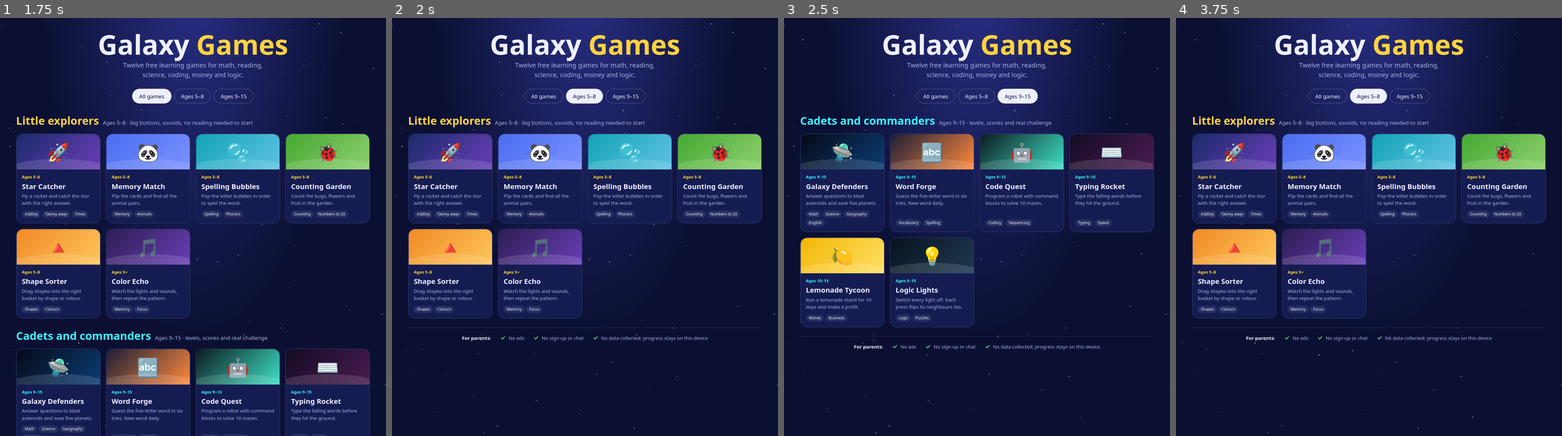
Above: before the commit, frames 1-4 (left to right).
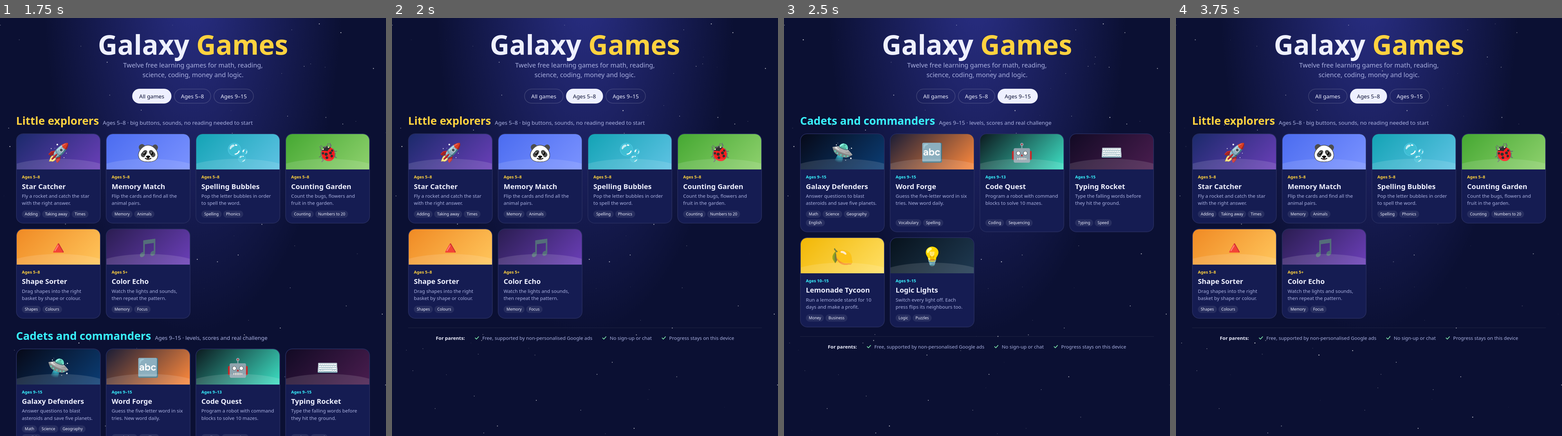
Above: after the commit, the same moments.

Repository: izydevs/galaxy-games
Game: browser game, page index.html
Same seed, same stepped clock (60 frames per second), same inputs: the game is played once before the commit and once after it.
Inputs:
- Up to frame 1 (1.75 s): click "All games" at 1.27 s
- Up to frame 2 (2 s): click "Ages 5–8" at 1.87 s
- Up to frame 3 (2.5 s): click "Ages 9–15" at 2.47 s
- Up to frame 4 (3.75 s): click "Ages 9–15" at 3.07 s; click "Ages 5–8" at 3.67 s

Frame 1 is identical in both runs. In frame 2, 0.3% of the frame differs, in the area x 11-89%, y 76-78%; in frame 3, 0.3%; in frame 4, 0.3%.

Commit message:
Add Google AdSense Auto ads to all pages
Load the AdSense script (non-personalised ads) on the homepage and all
12 games, add ads.txt, and update the parents' note and README so they
no longer promise "No ads".

Co-Authored-By: Claude Opus 5.5 <noreply@anthropic.com>

Diff:
--- a/code-quest/index.html
+++ b/code-quest/index.html
@@ -63,6 +63,9 @@
   .count { color: var(--muted); font-size: 13px; font-variant-numeric: tabular-nums; }
   @media (prefers-reduced-motion: reduce) { .robot { transition: none; } }
 </style>
+<!-- Google AdSense Auto ads. Ads are non-personalised because players are children. -->
+<script>(window.adsbygoogle = window.adsbygoogle || []).requestNonPersonalizedAds = 1;</script>
+<script async src="https://pagead2.googlesyndication.com/pagead/js/adsbygoogle.js?client=ca-pub-3300499092175001" crossorigin="anonymous"></script>
 </head>
 <body>
 <header class="top">
--- a/color-echo/index.html
+++ b/color-echo/index.html
@@ -44,6 +44,9 @@
   .help { color: var(--muted); font-size: 16px; text-align: center; margin: 0; }
   @media (prefers-reduced-motion: reduce) { .pad { transition: none; } .pad.lit { transform: none; } }
 </style>
+<!-- Google AdSense Auto ads. Ads are non-personalised because players are children. -->
+<script>(window.adsbygoogle = window.adsbygoogle || []).requestNonPersonalizedAds = 1;</script>
+<script async src="https://pagead2.googlesyndication.com/pagead/js/adsbygoogle.js?client=ca-pub-3300499092175001" crossorigin="anonymous"></script>
 </head>
 <body>
 <header class="top">
--- a/counting-garden/index.html
+++ b/counting-garden/index.html
@@ -48,6 +48,9 @@
   @keyframes fall { to { transform: translateY(105vh) rotate(720deg); } }
   @media (prefers-reduced-motion: reduce) { .ans.no { animation: none; } .confetti { display: none; } }
 </style>
+<!-- Google AdSense Auto ads. Ads are non-personalised because players are children. -->
+<script>(window.adsbygoogle = window.adsbygoogle || []).requestNonPersonalizedAds = 1;</script>
+<script async src="https://pagead2.googlesyndication.com/pagead/js/adsbygoogle.js?client=ca-pub-3300499092175001" crossorigin="anonymous"></script>
 </head>
 <body>
 <header class="top">
--- a/galaxy-defenders/index.html
+++ b/galaxy-defenders/index.html
@@ -200,6 +200,9 @@
     @keyframes rise { from { transform: translateY(10px); opacity: .0; } to { transform: none; opacity: 1; } }
   }
 </style>
+<!-- Google AdSense Auto ads. Ads are non-personalised because players are children. -->
+<script>(window.adsbygoogle = window.adsbygoogle || []).requestNonPersonalizedAds = 1;</script>
+<script async src="https://pagead2.googlesyndication.com/pagead/js/adsbygoogle.js?client=ca-pub-3300499092175001" crossorigin="anonymous"></script>
 </head>
 <body>
 <canvas id="cv" aria-hidden="true"></canvas>
--- a/index.html
+++ b/index.html
@@ -74,6 +74,9 @@
   .parents svg { width: 18px; height: 18px; color: #7be0a8; flex: none; }
   @media (prefers-reduced-motion: reduce) { .game { transition: none; } .game:hover { transform: none; } }
 </style>
+<!-- Google AdSense Auto ads. Ads are non-personalised because players are children. -->
+<script>(window.adsbygoogle = window.adsbygoogle || []).requestNonPersonalizedAds = 1;</script>
+<script async src="https://pagead2.googlesyndication.com/pagead/js/adsbygoogle.js?client=ca-pub-3300499092175001" crossorigin="anonymous"></script>
 </head>
 <body>
 <canvas class="stars" id="stars" aria-hidden="true"></canvas>
@@ -115,9 +118,9 @@
 
   <footer class="parents">
     <b>For parents:</b>
-    <span><svg viewBox="0 0 24 24" fill="none" stroke="currentColor" stroke-width="3" stroke-linecap="round" stroke-linejoin="round"><path d="M5 12l5 5 9-10"/></svg>No ads</span>
+    <span><svg viewBox="0 0 24 24" fill="none" stroke="currentColor" stroke-width="3" stroke-linecap="round" stroke-linejoin="round"><path d="M5 12l5 5 9-10"/></svg>Free, supported by non-personalised Google ads</span>
     <span><svg viewBox="0 0 24 24" fill="none" stroke="currentColor" stroke-width="3" stroke-linecap="round" stroke-linejoin="round"><path d="M5 12l5 5 9-10"/></svg>No sign-up or chat</span>
-    <span><svg viewBox="0 0 24 24" fill="none" stroke="currentColor" stroke-width="3" stroke-linecap="round" stroke-linejoin="round"><path d="M5 12l5 5 9-10"/></svg>No data collected; progress stays on this device</span>
+    <span><svg viewBox="0 0 24 24" fill="none" stroke="currentColor" stroke-width="3" stroke-linecap="round" stroke-linejoin="round"><path d="M5 12l5 5 9-10"/></svg>Progress stays on this device</span>
   </footer>
 </main>
 <script>
--- a/lemonade-tycoon/index.html
+++ b/lemonade-tycoon/index.html
@@ -73,6 +73,9 @@
   .end .big { font-family: var(--display); font-size: 44px; font-weight: 800; }
   .muted { color: var(--muted); margin: 0; }
 </style>
+<!-- Google AdSense Auto ads. Ads are non-personalised because players are children. -->
+<script>(window.adsbygoogle = window.adsbygoogle || []).requestNonPersonalizedAds = 1;</script>
+<script async src="https://pagead2.googlesyndication.com/pagead/js/adsbygoogle.js?client=ca-pub-3300499092175001" crossorigin="anonymous"></script>
 </head>
 <body>
 <header class="top">
--- a/logic-lights/index.html
+++ b/logic-lights/index.html
@@ -47,6 +47,9 @@
   .rules b { color: var(--text); }
   @media (prefers-reduced-motion: reduce) { .light { transition: none; } }
 </style>
+<!-- Google AdSense Auto ads. Ads are non-personalised because players are children. -->
+<script>(window.adsbygoogle = window.adsbygoogle || []).requestNonPersonalizedAds = 1;</script>
+<script async src="https://pagead2.googlesyndication.com/pagead/js/adsbygoogle.js?client=ca-pub-3300499092175001" crossorigin="anonymous"></script>
 </head>
 <body>
 <header class="top">
--- a/memory-match/index.html
+++ b/memory-match/index.html
@@ -48,6 +48,9 @@
   @keyframes fall { to { transform: translateY(105vh) rotate(720deg); } }
   @media (prefers-reduced-motion: reduce) { .inner { transition: none; } .confetti { display: none; } }
 </style>
+<!-- Google AdSense Auto ads. Ads are non-personalised because players are children. -->
+<script>(window.adsbygoogle = window.adsbygoogle || []).requestNonPersonalizedAds = 1;</script>
+<script async src="https://pagead2.googlesyndication.com/pagead/js/adsbygoogle.js?client=ca-pub-3300499092175001" crossorigin="anonymous"></script>
 </head>
 <body>
 <header class="top">
--- a/shape-sorter/index.html
+++ b/shape-sorter/index.html
@@ -57,6 +57,9 @@
   @keyframes fall { to { transform: translateY(105vh) rotate(720deg); } }
   @media (prefers-reduced-motion: reduce) { .basket.yes, .basket.no, .item.pop { animation: none; } .confetti { display: none; } }
 </style>
+<!-- Google AdSense Auto ads. Ads are non-personalised because players are children. -->
+<script>(window.adsbygoogle = window.adsbygoogle || []).requestNonPersonalizedAds = 1;</script>
+<script async src="https://pagead2.googlesyndication.com/pagead/js/adsbygoogle.js?client=ca-pub-3300499092175001" crossorigin="anonymous"></script>
 </head>
 <body>
 <header class="top">
--- a/spelling-bubbles/index.html
+++ b/spelling-bubbles/index.html
@@ -59,6 +59,9 @@
   @keyframes fall { to { transform: translateY(105vh) rotate(720deg); } }
   @media (prefers-reduced-motion: reduce) { .confetti { display: none; } }
 </style>
+<!-- Google AdSense Auto ads. Ads are non-personalised because players are children. -->
+<script>(window.adsbygoogle = window.adsbygoogle || []).requestNonPersonalizedAds = 1;</script>
+<script async src="https://pagead2.googlesyndication.com/pagead/js/adsbygoogle.js?client=ca-pub-3300499092175001" crossorigin="anonymous"></script>
 </head>
 <body>
 <header class="top">
--- a/star-catcher/index.html
+++ b/star-catcher/index.html
@@ -136,6 +136,9 @@
     @keyframes pop { from { transform: scale(.6); opacity: 0; } to { transform: scale(1); opacity: 1; } }
   }
 </style>
+<!-- Google AdSense Auto ads. Ads are non-personalised because players are children. -->
+<script>(window.adsbygoogle = window.adsbygoogle || []).requestNonPersonalizedAds = 1;</script>
+<script async src="https://pagead2.googlesyndication.com/pagead/js/adsbygoogle.js?client=ca-pub-3300499092175001" crossorigin="anonymous"></script>
 </head>
 <body>
 <canvas id="game" aria-label="Star Catcher game area"></canvas>
--- a/typing-rocket/index.html
+++ b/typing-rocket/index.html
@@ -57,6 +57,9 @@
   .res b { font-family: var(--display); color: var(--text); font-size: 22px; }
   @media (prefers-reduced-motion: reduce) { .boom { animation: none; display: none; } .typebox input.bad { animation: none; } }
 </style>
+<!-- Google AdSense Auto ads. Ads are non-personalised because players are children. -->
+<script>(window.adsbygoogle = window.adsbygoogle || []).requestNonPersonalizedAds = 1;</script>
+<script async src="https://pagead2.googlesyndication.com/pagead/js/adsbygoogle.js?client=ca-pub-3300499092175001" crossorigin="anonymous"></script>
 </head>
 <body>
 <header class="top">
--- a/word-forge/index.html
+++ b/word-forge/index.html
@@ -62,6 +62,9 @@
   .toggle { display: flex; align-items: center; justify-content: center; gap: 8px; color: var(--muted); font-size: 14px; }
   @media (prefers-reduced-motion: reduce) { .row.shake { animation: none; } }
 </style>
+<!-- Google AdSense Auto ads. Ads are non-personalised because players are children. -->
+<script>(window.adsbygoogle = window.adsbygoogle || []).requestNonPersonalizedAds = 1;</script>
+<script async src="https://pagead2.googlesyndication.com/pagead/js/adsbygoogle.js?client=ca-pub-3300499092175001" crossorigin="anonymous"></script>
 </head>
 <body>
 <header class="top">
Not shown, added: ads.txt
